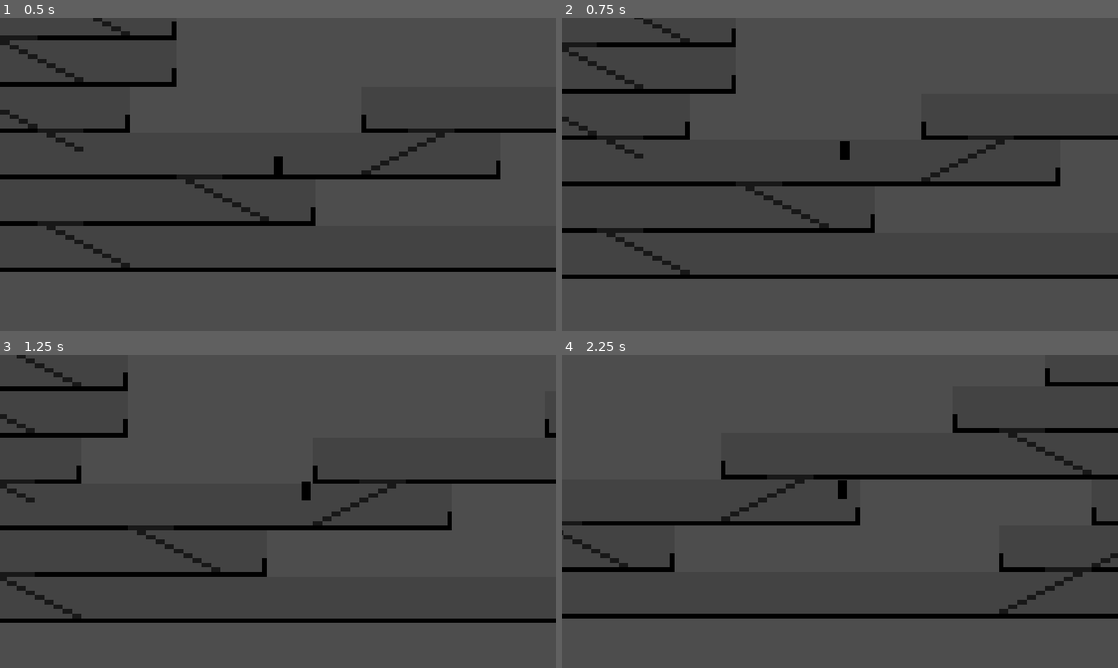
Above: before the commit, frames 1-4 (two rows, left to right).
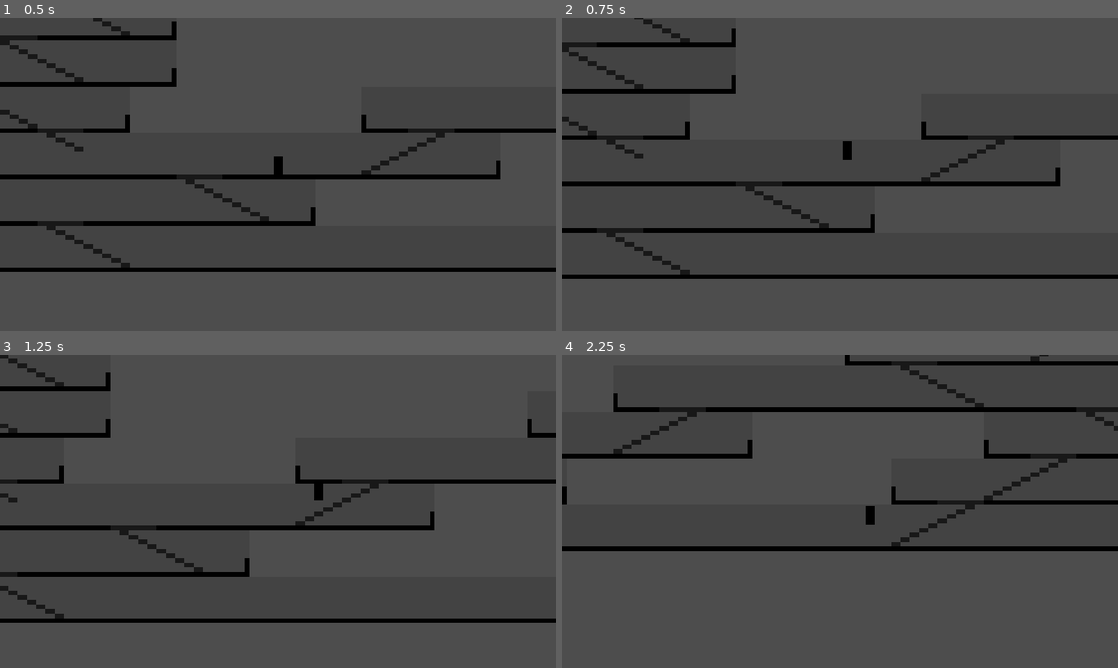
Above: after the commit, the same moments.

Repository: Gamabunta57/golf-ninja
Game: Godot game, scene res://Scenes/world.tscn
The game is run twice, just before and just after one commit, with the same random seed, the same clock (stepped at 60 frames per second) and the same inputs.
Inputs:
- Up to frame 1 (0.5 s): no input
- Up to frame 2 (0.75 s): hold Right (right) from 0.53 s (still down); tap Space (jump) at 0.6 s
- Up to frame 3 (1.25 s): keep holding Right (right); tap Space (jump) at 0.77, 1.07 s
- Up to frame 4 (2.25 s): tap Space (jump) at 1.35, 1.52, 1.82, 2.1 s; release Right (right) at 2.03 s; hold Left (left) from 2.03 s (still down)

Frame 1 is identical in both runs. In frame 2, less than 0.1% of the frame differs, in the area x 50-53%, y 39-46%; in frame 3, 2.9%; in frame 4, 12%, in the area x 0-100%, y 0-85%.

Commit message:
cleaned up and movement abstract

Diff:
--- a/Scenes/Player.tscn
+++ b/Scenes/Player.tscn
@@ -1,10 +1,11 @@
-[gd_scene load_steps=11 format=3 uid="uid://cocj0moh400bm"]
+[gd_scene load_steps=12 format=3 uid="uid://cocj0moh400bm"]
 
 [ext_resource type="Script" uid="uid://dufqnituw4hnj" path="res://Scenes/player.gd" id="1_kyqiw"]
 [ext_resource type="Texture2D" uid="uid://bwexbr086g5sj" path="res://Assets/player.png" id="1_rpqav"]
 [ext_resource type="Script" uid="uid://bgmb176xk2uel" path="res://Scenes/State Machine/state_machine.gd" id="3_gntrk"]
 [ext_resource type="Script" uid="uid://dxn3k220l1ad" path="res://Scenes/State Machine/idle.gd" id="4_dewec"]
-[ext_resource type="Script" uid="uid://citxnxh7togl4" path="res://Scenes/State Machine/movement.gd" id="4_megsn"]
+[ext_resource type="Script" uid="uid://citxnxh7togl4" path="res://Scenes/State Machine/inputs.gd" id="4_megsn"]
+[ext_resource type="Script" uid="uid://bj5v5m40sjk23" path="res://Scenes/State Machine/movements.gd" id="4_yoq75"]
 [ext_resource type="Script" uid="uid://caxuxbrjh180f" path="res://Scenes/State Machine/fall.gd" id="5_5ixxa"]
 [ext_resource type="Script" uid="uid://cvifrmoiqkhmr" path="res://Scenes/State Machine/move.gd" id="5_52ee3"]
 [ext_resource type="Script" uid="uid://b3p30u3docj7x" path="res://Scenes/State Machine/jump.gd" id="5_nn08x"]
@@ -33,39 +34,42 @@
 zoom = Vector2(4, 4)
 position_smoothing_enabled = true
 
-[node name="Movement" type="Node" parent="."]
+[node name="Inputs" type="Node" parent="."]
 script = ExtResource("4_megsn")
 
-[node name="state_machine" type="Node2D" parent="." node_paths=PackedStringArray("starting_state")]
+[node name="Movements" type="Node" parent="."]
+script = ExtResource("4_yoq75")
+
+[node name="state_machine" type="Node" parent="." node_paths=PackedStringArray("starting_state")]
 script = ExtResource("3_gntrk")
 starting_state = NodePath("Idle")
 
-[node name="Idle" type="Node2D" parent="state_machine" node_paths=PackedStringArray("fall_state", "jump_state", "move_state")]
+[node name="Idle" type="Node" parent="state_machine" node_paths=PackedStringArray("fall_state", "jump_state", "move_state")]
 script = ExtResource("4_dewec")
 fall_state = NodePath("../Fall")
 jump_state = NodePath("../Jump")
 move_state = NodePath("../Move")
 
-[node name="Move" type="Node2D" parent="state_machine" node_paths=PackedStringArray("fall_state", "idle_state", "jump_state")]
+[node name="Move" type="Node" parent="state_machine" node_paths=PackedStringArray("fall_state", "idle_state", "jump_state")]
 script = ExtResource("5_52ee3")
 fall_state = NodePath("../Fall")
 idle_state = NodePath("../Idle")
 jump_state = NodePath("../Jump")
 
-[node name="Jump" type="Node2D" parent="state_machine" node_paths=PackedStringArray("fall_state", "idle_state", "move_state")]
+[node name="Jump" type="Node" parent="state_machine" node_paths=PackedStringArray("fall_state", "idle_state", "move_state")]
 script = ExtResource("5_nn08x")
 fall_state = NodePath("../Fall")
 idle_state = NodePath("../Idle")
 move_state = NodePath("../Move")
 
-[node name="Fall" type="Node2D" parent="state_machine" node_paths=PackedStringArray("jump_state", "idle_state", "move_state", "landing_state")]
+[node name="Fall" type="Node" parent="state_machine" node_paths=PackedStringArray("jump_state", "idle_state", "move_state", "landing_state")]
 script = ExtResource("5_5ixxa")
 jump_state = NodePath("../Jump")
 idle_state = NodePath("../Idle")
 move_state = NodePath("../Move")
 landing_state = NodePath("../Landing")
 
-[node name="Landing" type="Node2D" parent="state_machine" node_paths=PackedStringArray("idle_state", "jump_state", "move_state", "fall_state")]
+[node name="Landing" type="Node" parent="state_machine" node_paths=PackedStringArray("idle_state", "jump_state", "move_state", "fall_state")]
 script = ExtResource("8_bhhdu")
 idle_state = NodePath("../Idle")
 jump_state = NodePath("../Jump")
--- a/Scenes/State Machine/fall.gd
+++ b/Scenes/State Machine/fall.gd
@@ -6,8 +6,6 @@
 @export var landing_state: State
 
 @export var fall_gravity_multiplier: float = 0.5
-@export var move_speed: float = 100
-@export var max_speed: float = 60
 
 var last_y_velocity: float = 0
 
@@ -15,35 +13,28 @@
 	super()
 
 func process_input(event: InputEvent) -> State:
-	if movement.get_jump() and parent.is_on_floor():
+	if inputs.get_jump_input() and parent.is_on_floor():
 		return jump_state
 
 	return null
 
 func process_physics(delta: float) -> State:
-	var x_input = movement.get_x_movement()
-
-	parent.velocity.x += x_input * move_speed * delta
-	parent.velocity.x = clamp(parent.velocity.x, -max_speed, max_speed)
 
 	parent.velocity.y += gravity * fall_gravity_multiplier * delta
+	parent.velocity.x = movements.horizontal_movement(parent.velocity.x, delta, inputs, parent)
 
 	if parent.velocity.y > 0:
 		last_y_velocity = parent.velocity.y
 
 	parent.move_and_slide()
 
-	print(parent.velocity.x)
 
 	if parent.is_on_floor():
 		if is_zero_approx(parent.velocity.x):
 			return idle_state
 		elif not is_zero_approx(parent.velocity.x) and last_y_velocity < 100 and last_y_velocity != 0:
-			print('skip landing')
 			return move_state
 		else:
 			return landing_state
 
-	#print(parent.velocity.x)
-
 	return null
--- a/Scenes/State Machine/idle.gd
+++ b/Scenes/State Machine/idle.gd
@@ -9,10 +9,10 @@
 	parent.velocity.x = 0
 
 func process_input(event: InputEvent) -> State:
-	if movement.get_jump() and parent.is_on_floor():
+	if inputs.get_jump_input() and parent.is_on_floor():
 		return jump_state
 
-	if movement.get_x_movement() != 0:
+	if inputs.get_x_input() != 0:
 		return move_state
 
 	return null
--- a/Scenes/State Machine/movement.gd
+++ b/Scenes/State Machine/inputs.gd
@@ -1,10 +1,11 @@
+@icon("res://Icons/gamepad.png")
 extends Node
 
-func get_x_movement() -> float:
+func get_x_input() -> float:
 	return Input.get_axis("left", "right")
 
-func get_y_movement() -> float:
+func get_y_input() -> float:
 	return Input.get_axis("down", "up")
 
-func get_jump() -> bool:
+func get_jump_input() -> bool:
 	return Input.is_action_just_pressed('jump')
--- a/Scenes/State Machine/jump.gd
+++ b/Scenes/State Machine/jump.gd
@@ -1,3 +1,4 @@
+
 extends State
 
 @export var fall_state: State
@@ -7,8 +8,6 @@
 @export var jump_force: float = 60
 @export var jump_gravity_multiplier: float = 0.3
 
-@export var move_speed: float = 50
-@export var max_speed: float = 40
 
 func enter() -> void:
 	super()
@@ -17,11 +16,10 @@
 func process_physics(delta: float) -> State:
 
 	parent.velocity.y += gravity * jump_gravity_multiplier * delta
+	parent.velocity.x = movements.horizontal_movement(parent.velocity.x, delta, inputs, parent)
 
-	var x_input = movement.get_x_movement()
+	var x_input = inputs.get_x_input()
 
-	parent.velocity.x += x_input * move_speed * delta
-	parent.velocity.x = clamp(parent.velocity.x, -max_speed, max_speed)
 
 	if parent.velocity.y > 0:
 		return fall_state
--- a/Scenes/State Machine/landing.gd
+++ b/Scenes/State Machine/landing.gd
@@ -7,9 +7,10 @@
 @export var deceleration: float = 400
 
 func process_physics(delta: float) -> State:
-	var x_input = movement.get_x_movement()
+	var x_input = inputs.get_x_input()
 
-	parent.velocity.x = move_toward(parent.velocity.x, 0, deceleration * delta)
+	parent.velocity.x = movements.horizontal_deceleration(parent.velocity.x, delta)
+	#move_toward(parent.velocity.x, 0, deceleration * delta)
 
 	parent.move_and_slide()
 
@@ -22,7 +23,7 @@
 	if x_input != 0 and abs(parent.velocity.x) <= 10 and parent.is_on_floor():
 		return move_state
 
-	if movement.get_jump() and parent.is_on_floor():
+	if inputs.get_jump_input() and parent.is_on_floor():
 		return jump_state
 
 	return null
--- a/Scenes/State Machine/move.gd
+++ b/Scenes/State Machine/move.gd
@@ -4,62 +4,26 @@
 @export var idle_state: State
 @export var jump_state: State
 
-@export var move_speed: float = 100
-@export var max_speed: float = 60
-@export var deceleration: float = 300
-
 func enter() -> void:
 	super()
 	parent.velocity.y = 0
 
 func process_physics(delta: float) -> State:
-	var x_input = movement.get_x_movement()
-	var y_input = movement.get_y_movement()
 
-	# HORIZONTAL MOVEMENT
-	if x_input != 0:
-		# --- SNAPPY DIRECTION CHANGE LOGIC ---
-		if sign(x_input) != sign(parent.velocity.x) and not is_zero_approx(parent.velocity.x):
-			# If we are changing direction, apply the strong deceleration to "brake" quickly.
-			parent.velocity.x = move_toward(parent.velocity.x, 0, deceleration * delta)
-		else:
-			# Otherwise, apply normal acceleration.
-			parent.velocity.x += x_input * move_speed * delta
+	if inputs.get_x_input() != 0:
+		parent.velocity.x = movements.horizontal_movement(parent.velocity.x, delta, inputs, parent)
+	else:
+		parent.velocity.x = movements.horizontal_deceleration(parent.velocity.x, delta)
 
-		# Always clamp the velocity to the maximum speed.
-		parent.velocity.x = clamp(parent.velocity.x, -max_speed, max_speed)
-	else:
-		# If there's no input, decelerate to a stop.
-		parent.velocity.x = move_toward(parent.velocity.x, 0, deceleration * delta)
-
-		#  Staircase collision
-	if y_input < -0.5 :
-		# move down the staircase
-		parent.set_collision_mask_value(5, false)
-		parent.set_collision_mask_value(3, true)
-
-	elif y_input > 0.5:
-		# move up the one way platform
-		parent.set_collision_mask_value(4, true)
-		parent.set_collision_mask_value(3, true)
-
-	else:
-		# reset collision
-		parent.set_collision_mask_value(5, true)
-		parent.set_collision_mask_value(4, false)
-		parent.set_collision_mask_value(3, false)
-
-	if parent.is_on_floor() and parent.velocity.x == 0 and x_input == 0:
+	if parent.is_on_floor() and is_zero_approx(parent.velocity.x) and inputs.get_x_input() == 0:
 		return idle_state
 
 	if parent.velocity.y > 0 or !parent.is_on_floor():
 		return fall_state
 
-	if movement.get_jump() and parent.is_on_floor():
+	if inputs.get_jump_input() and parent.is_on_floor():
 		return jump_state
-
 
 	parent.move_and_slide()
 
-
 	return null
--- /dev/null
+++ b/Scenes/State Machine/movements.gd
@@ -0,0 +1,35 @@
+@icon("res://Icons/move.png")
+extends Node
+
+@export var move_speed: float = 100
+@export var max_speed: float = 60
+@export var deceleration: float = 300
+
+func horizontal_deceleration(velocityX: float, delta: float) -> float:
+	velocityX = move_toward(velocityX, 0, deceleration * delta)
+	return velocityX
+
+func horizontal_movement(velocityX: float, delta: float, inputs, parent: CharacterBody2D) -> float:
+	var x_input = inputs.get_x_input()
+	var y_input = inputs.get_y_input()
+
+	if sign(x_input) != sign(velocityX) and not is_zero_approx(velocityX):
+		velocityX = horizontal_deceleration(velocityX, delta)
+	else:
+		velocityX += x_input * move_speed * delta
+		velocityX = clamp(velocityX, -max_speed, max_speed)
+
+
+	# Staircase collision
+	if y_input < -0.5:
+		parent.set_collision_mask_value(5, false)
+		parent.set_collision_mask_value(3, true)
+	elif y_input > 0.5:
+		parent.set_collision_mask_value(4, true)
+		parent.set_collision_mask_value(3, true)
+	else:
+		parent.set_collision_mask_value(5, true)
+		parent.set_collision_mask_value(4, false)
+		parent.set_collision_mask_value(3, false)
+
+	return velocityX
--- a/Scenes/State Machine/state_class.gd
+++ b/Scenes/State Machine/state_class.gd
@@ -7,7 +7,8 @@
 
 # Hold a reference to the parent so that it can be controlled by the state
 var parent: CharacterBody2D
-var movement
+var inputs
+var movements
 
 
 func enter() -> void:
@@ -25,9 +26,3 @@
 
 func process_physics(delta: float) -> State:
 	return null
-
-#func get_x_input() -> float:
-	#return movement.get_x_movement()
-#
-#func get_jump() -> bool:
-	#return movement.get_jump()
--- a/Scenes/State Machine/state_machine.gd
+++ b/Scenes/State Machine/state_machine.gd
@@ -1,3 +1,4 @@
+@icon("res://Icons/brain-circuit.png")
 extends Node
 
 @export var starting_state: State
@@ -7,11 +8,11 @@
 
 # Initialize the state machine by giving each child state a reference to the
 # parent object it belongs to and enter the default starting_state.
-func init(parent: CharacterBody2D, movement) -> void:
+func init(parent: CharacterBody2D, inputs, movements) -> void:
 	for child in get_children():
 		child.parent = parent
-		child.movement = movement
-
+		child.inputs = inputs
+		child.movements = movements
 	# Initialize to the default state
 	change_state(starting_state)
 
--- a/Scenes/player.gd
+++ b/Scenes/player.gd
@@ -3,13 +3,14 @@
 
 #@onready var animations = $animations
 @onready var state_machine = $state_machine
-@onready var movement: Node = $Movement
+@onready var inputs: Node = $Inputs
+@onready var movements: Node = $Movements
 
 
 func _ready() -> void:
 	# Initialize the state machine, passing a reference of the player to the states,
 	# that way they can move and react accordingly
-	state_machine.init(self, movement)
+	state_machine.init(self, inputs, movements)
 
 func _unhandled_input(event: InputEvent) -> void:
 	state_machine.process_input(event)
--- a/project.godot
+++ b/project.godot
@@ -22,6 +22,13 @@
 window/stretch/mode="viewport"
 window/stretch/scale=4.0
 window/stretch/scale_mode="integer"
+
+[file_customization]
+
+folder_colors={
+"res://Assets/": "orange",
+"res://Scenes/State Machine/": "purple"
+}
 
 [input]
 
Binary file added: Icons/brain-circuit.png
Not shown, added: Icons/brain-circuit.png.import
Binary file added: Icons/gamepad.png
Not shown, added: Icons/gamepad.png.import
Binary file added: Icons/move.png
Not shown, added: Icons/move.png.import
Binary file added: Icons/person-standing.png
Not shown, added: Icons/person-standing.png.import
Renamed: Scenes/State Machine/movement.gd.uid -> Scenes/State Machine/inputs.gd.uid
Not shown, added: Scenes/State Machine/movements.gd.uid
Not shown, added: .DS_Store
